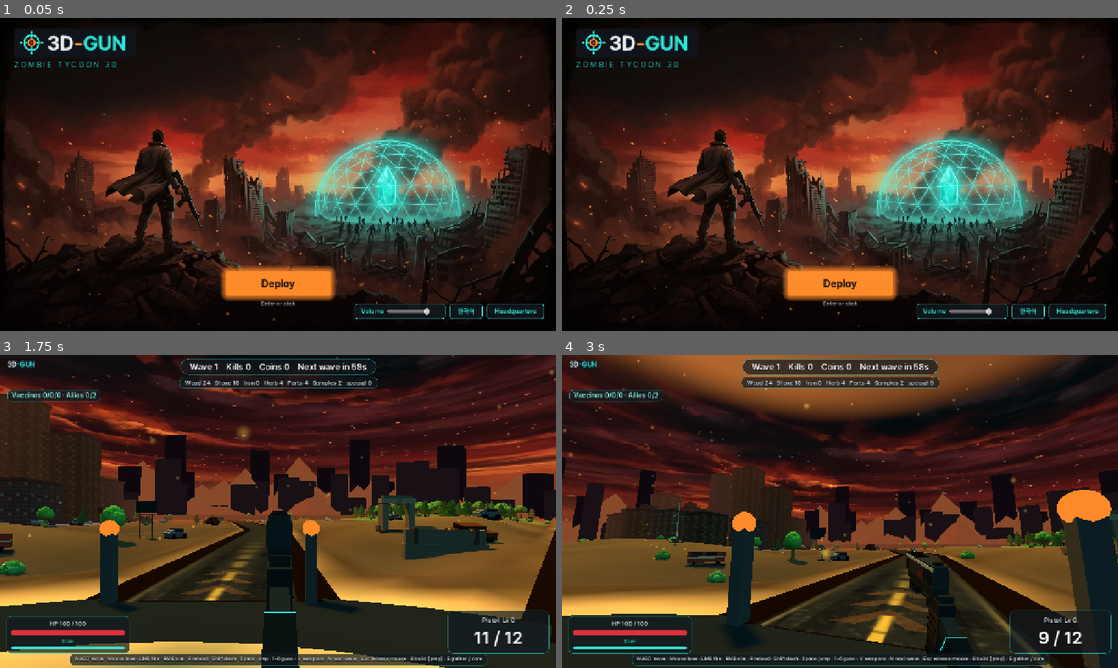
Above: before the commit, frames 1-4 (two rows, left to right).
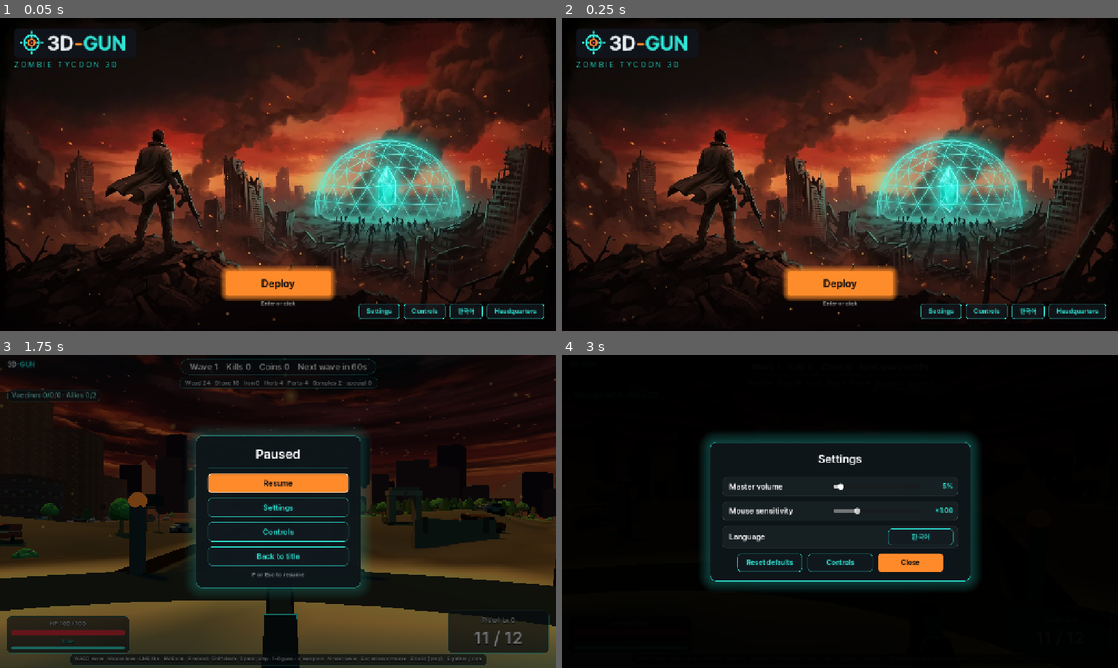
Above: after the commit, the same moments.

Repository: sangsangbaksa-dev/3D-Gun
Game: Godot game, scene res://scenes/title.tscn
The game is run twice, just before and just after one commit, with the same random seed, the same clock (stepped at 60 frames per second) and the same inputs.
Inputs (mouse positions are in pixels of both pictures, inside the frame that each line leads up to):
- Up to frame 1 (0.05 s): no input
- Up to frame 2 (0.25 s): no input
- Up to frame 3 (1.75 s): click "Deploy" at 0.5 s; tap Enter (ui_accept) at 1.25 s; move the mouse to (400, 495) at 1.27 s; hold D (move_right) from 1.28 s (still down); hold Right mouse button (aim) from 1.28 s (still down); click (400, 495) at 1.42 s; tap Space (jump) at 1.52 s; tap P at 1.55 s
- Up to frame 4 (3 s): tap Space (jump) at 1.82, 2.27, 2.57 s; move the mouse to (812, 511) at 2.02 s; release D (move_right) at 2.03 s; release Right mouse button (aim) at 2.03 s; hold W (move_forward) 2.03-2.75 s; tap P at 2.1 s; click (812, 511) at 2.17 s; tap E at 2.3 s; click (840, 483) at 2.75 s, where only the run after the commit has a clickable "Resume"

The runs differ from the first frame. In frame 1, 0.2% of the frame differs, in the area x 63-79%, y 91-97%; in frame 2, 0.2%; in frame 3, 66%; in frame 4, 79%, in the area x 0-100%, y 0-100%.

Commit message:
Godot: 설정·조작키 창과 일시정지 메뉴 추가 (타이틀 설정/조작키 버튼, P·Esc 일시정지, 마우스 감도), godot-web 재빌드
Co-Authored-By: Claude Sonnet 5.5 <noreply@anthropic.com>
Claude-Session: https://claude.ai/code/session_01CBN3FTLnwhiaNQ4jrkEr2y

Diff:
--- a/godot/scripts/game.gd
+++ b/godot/scripts/game.gd
@@ -13,6 +13,7 @@
 const AudioDirectorScript := preload("res://scripts/audio_director.gd")
 const BaseScript := preload("res://scripts/base.gd")
 const StationScript := preload("res://scripts/station_panel.gd")
+const PauseScript := preload("res://scripts/pause_menu.gd")
 const GatheringScript := preload("res://scripts/gathering.gd")
 const LookScript := preload("res://scripts/look.gd")
 const HudStyle := preload("res://scripts/hud_style.gd")
@@ -114,6 +115,9 @@
 	station = StationScript.new()
 	station.game = self
 	add_child(station)
+	var pause_menu := PauseScript.new()
+	pause_menu.game = self
+	add_child(pause_menu)
 	var audio := AudioDirectorScript.new()
 	audio.game = self
 	add_child(audio)
--- a/godot/scripts/i18n.gd
+++ b/godot/scripts/i18n.gd
@@ -42,6 +42,18 @@
 		"toast.gathered": "+{n} {res}", "hud.gold": "{n} coins", "toast.structHeal": "Buildings repaired {p}%",
 		"help.build": "B build (prep) · E gather / core",
 		"help": "WASD move · Mouse look · LMB fire · RMB aim · R reload · Shift dash · Space jump · 1–6 guns · V weapons · N next wave · Esc release mouse",
+		"title.settings": "Settings", "title.controls": "Controls", "settings.title": "Settings", "settings.close": "Close",
+		"settings.volume": "Master volume", "settings.sensitivity": "Mouse sensitivity", "settings.language": "Language", "settings.reset": "Reset defaults",
+		"controls.title": "Controls", "controls.hint": "Press P or Esc in-game to pause. Esc closes this window.", "controls.back": "Back",
+		"pause.title": "Paused", "pause.resume": "Resume", "pause.hint": "P or Esc to resume",
+		"keys.group.move": "Movement", "keys.group.combat": "Combat", "keys.group.base": "Base", "keys.group.system": "System",
+		"key.mouse": "Mouse", "key.lmb": "LMB", "key.rmb": "RMB", "key.holdE": "Hold E", "key.click": "Click",
+		"keys.bind.move": "Move", "keys.bind.roll": "Dash (brief invulnerability)", "keys.bind.jump": "Jump", "keys.bind.look": "Look around",
+		"keys.bind.shoot": "Fire (first click locks the mouse)", "keys.bind.ads": "Aim (hold)", "keys.bind.reload": "Reload", "keys.bind.weapons": "Switch guns",
+		"keys.bind.shop": "Weapon shop (buy & upgrade)", "keys.bind.buildMode": "Build mode (prep only)", "keys.bind.buildPick": "Pick building",
+		"keys.bind.buildPlace": "Place building", "keys.bind.demolish": "Demolish (partial refund)", "keys.bind.repair": "Repair targeted building",
+		"keys.bind.upgrade": "Upgrade targeted building", "keys.bind.interact": "Gather (hold) · core · shop · lab", "keys.bind.wave": "Skip prep, start the wave",
+		"keys.bind.pause": "Pause · close panels", "keys.bind.resume": "Resume from pause",
 	},
 	"ko": {
 		"title.sub": "좀비 타이쿤 3D", "title.launch": "출격", "title.launchHint": "Enter 또는 클릭",
@@ -66,6 +78,18 @@
 		"help.build": "B 건설(준비 중) · E 채집 / 핵",
 		"node.tree.verb": "나무 베기", "node.rock.verb": "바위 깨기", "node.iron.verb": "철광석 캐기", "node.herb.verb": "약초 뜯기", "node.wreck.verb": "부품 뜯기",
 		"help": "WASD 이동 · 마우스 시점 · 좌클릭 사격 · 우클릭 조준 · R 재장전 · Shift 구르기 · Space 점프 · 1~6 총 · V 무기 · N 다음 웨이브 · Esc 마우스 풀기",
+		"title.settings": "설정", "title.controls": "조작키", "settings.title": "설정", "settings.close": "닫기",
+		"settings.volume": "전체 볼륨", "settings.sensitivity": "마우스 감도", "settings.language": "언어", "settings.reset": "초기화",
+		"controls.title": "조작키", "controls.hint": "게임 중 P 또는 Esc 로 일시정지할 수 있어요. Esc 로 이 창을 닫아요.", "controls.back": "뒤로",
+		"pause.title": "일시정지", "pause.resume": "계속하기", "pause.hint": "P 또는 Esc 로 계속",
+		"keys.group.move": "이동", "keys.group.combat": "전투", "keys.group.base": "기지", "keys.group.system": "시스템",
+		"key.mouse": "마우스", "key.lmb": "좌클릭", "key.rmb": "우클릭", "key.holdE": "E 길게", "key.click": "클릭",
+		"keys.bind.move": "이동", "keys.bind.roll": "구르기 (잠깐 무적)", "keys.bind.jump": "점프", "keys.bind.look": "시점 회전",
+		"keys.bind.shoot": "사격 (화면을 처음 누르면 마우스 고정)", "keys.bind.ads": "조준 (누르고 있기)", "keys.bind.reload": "재장전", "keys.bind.weapons": "총 바꾸기",
+		"keys.bind.shop": "무기 상점 (구매·강화)", "keys.bind.buildMode": "건설 모드 (준비 시간에만)", "keys.bind.buildPick": "건물 고르기",
+		"keys.bind.buildPlace": "건물 배치", "keys.bind.demolish": "철거 (일부 환급)", "keys.bind.repair": "조준한 건물 수리",
+		"keys.bind.upgrade": "조준한 건물 강화", "keys.bind.interact": "채집(길게) · 핵 · 상점 · 연구소", "keys.bind.wave": "준비를 건너뛰고 웨이브 시작",
+		"keys.bind.pause": "일시정지 · 창 닫기", "keys.bind.resume": "일시정지 풀고 계속",
 	},
 }
 
--- /dev/null
+++ b/godot/scripts/pause_menu.gd
@@ -0,0 +1,95 @@
+extends CanvasLayer
+## P / Esc pause (src/core/game.ts pause banner): Resume, Settings, Controls, Back to title.
+## Also opens by itself when the mouse is released in the middle of a sortie, like the web game's pointer-lock pause.
+
+const UiKit := preload("res://scripts/ui_kit.gd")
+const SettingsScript := preload("res://scripts/settings_panel.gd")
+
+var game: Node
+var root: Control
+var open := false
+var _was_captured := false
+var _settings: Node
+
+func _ready() -> void:
+	process_mode = Node.PROCESS_MODE_ALWAYS
+	layer = 7
+	visible = false
+	I18n.locale_changed.connect(_build)
+
+func _unhandled_input(event: InputEvent) -> void:
+	if not (event is InputEventKey and event.pressed and not event.echo):
+		return
+	if event.keycode != KEY_P and event.keycode != KEY_ESCAPE:
+		return
+	if open and _settings == null:
+		resume()
+		get_viewport().set_input_as_handled()
+	elif not open and _can_pause():
+		pause()
+		get_viewport().set_input_as_handled()
+
+func _can_pause() -> bool:
+	return not get_tree().paused and not game.player.dead and game.phase != "ended"
+
+## A released mouse during play (Esc on the web, alt-tab) opens the pause menu.
+func _process(_dt: float) -> void:
+	var captured := Input.mouse_mode == Input.MOUSE_MODE_CAPTURED
+	if _was_captured and not captured and not open and _can_pause():
+		pause()
+	_was_captured = captured
+
+func pause() -> void:
+	open = true
+	visible = true
+	get_tree().paused = true
+	Input.mouse_mode = Input.MOUSE_MODE_VISIBLE
+	_build()
+
+func resume() -> void:
+	open = false
+	visible = false
+	get_tree().paused = false
+	Input.mouse_mode = Input.MOUSE_MODE_CAPTURED
+
+func _build() -> void:
+	if not open:
+		return
+	if root:
+		root.queue_free()
+	var center := UiKit.modal(self, 0.55)
+	root = center.get_parent()
+	var panel := UiKit.panel(UiKit.TEAL)
+	panel.custom_minimum_size = Vector2(380, 0)
+	center.add_child(panel)
+	var col := VBoxContainer.new()
+	col.add_theme_constant_override("separation", 12)
+	panel.add_child(col)
+	col.add_child(UiKit.label(I18n.t("pause.title"), 30, Color.WHITE, HORIZONTAL_ALIGNMENT_CENTER))
+	var line := ColorRect.new()
+	line.color = Color(UiKit.TEAL, 0.25)
+	line.custom_minimum_size = Vector2(0, 1)
+	col.add_child(line)
+	var items := [
+		[I18n.t("pause.resume"), resume, true],
+		[I18n.t("title.settings"), _open_settings.bind("settings"), false],
+		[I18n.t("title.controls"), _open_settings.bind("controls"), false],
+		[I18n.t("death.back"), _to_title, false],
+	]
+	for it in items:
+		var b := UiKit.button(it[0], Vector2(0, 44), it[2], 18)
+		b.pressed.connect(it[1])
+		col.add_child(b)
+	col.add_child(UiKit.label(I18n.t("pause.hint"), 14, Color(UiKit.TEXT, 0.6), HORIZONTAL_ALIGNMENT_CENTER))
+	(col.get_child(2) as Control).grab_focus()
+
+func _open_settings(page: String) -> void:
+	_settings = SettingsScript.new()
+	add_child(_settings)
+	_settings.show_page(page)
+	_settings.closed.connect(func(): _settings = null)
+
+func _to_title() -> void:
+	open = false
+	get_tree().paused = false
+	get_tree().change_scene_to_file("res://scenes/title.tscn")
--- a/godot/scripts/player.gd
+++ b/godot/scripts/player.gd
@@ -124,7 +124,7 @@
 	if dead:
 		return
 	if event is InputEventMouseMotion and Input.mouse_mode == Input.MOUSE_MODE_CAPTURED:
-		var sens: float = P.sens * (0.6 if aiming else 1.0)
+		var sens: float = P.sens * float(Save.settings.sensitivity) * (0.6 if aiming else 1.0)
 		rotate_y(-event.relative.x * sens)
 		camera.rotation.x = clampf(camera.rotation.x - event.relative.y * sens, -1.45, 1.45)
 	elif event is InputEventMouseButton and event.pressed and Input.mouse_mode != Input.MOUSE_MODE_CAPTURED:
--- /dev/null
+++ b/godot/scripts/settings_panel.gd
@@ -0,0 +1,212 @@
+extends CanvasLayer
+## Settings and controls window (port of the title's 설정 / 조작키 panels, src/title/title.ts + src/ui/keys.ts).
+## Opened from the title screen and from the pause menu. Volume, mouse sensitivity and language are saved in Save.settings.
+
+signal closed
+
+const UiKit := preload("res://scripts/ui_kit.gd")
+
+## [keys, action string, group]. A key starting with "@" is looked up in I18n.
+const BINDS := [
+	[["W", "A", "S", "D"], "keys.bind.move", "move"],
+	[["Shift"], "keys.bind.roll", "move"],
+	[["Space"], "keys.bind.jump", "move"],
+	[["@key.mouse"], "keys.bind.look", "move"],
+	[["@key.lmb"], "keys.bind.shoot", "combat"],
+	[["@key.rmb"], "keys.bind.ads", "combat"],
+	[["R"], "keys.bind.reload", "combat"],
+	[["1–6"], "keys.bind.weapons", "combat"],
+	[["V"], "keys.bind.shop", "combat"],
+	[["B"], "keys.bind.buildMode", "base"],
+	[["1–7"], "keys.bind.buildPick", "base"],
+	[["@key.lmb"], "keys.bind.buildPlace", "base"],
+	[["@key.rmb", "X"], "keys.bind.demolish", "base"],
+	[["F"], "keys.bind.repair", "base"],
+	[["U"], "keys.bind.upgrade", "base"],
+	[["E"], "keys.bind.interact", "base"],
+	[["N"], "keys.bind.wave", "base"],
+	[["P", "Esc"], "keys.bind.pause", "system"],
+	[["@key.click"], "keys.bind.resume", "system"],
+]
+const GROUPS_LEFT := ["move", "combat"]
+const GROUPS_RIGHT := ["base", "system"]
+
+var page := "settings"
+var body: VBoxContainer
+var vol_slider: HSlider
+var sens_slider: HSlider
+var vol_val: Label
+var sens_val: Label
+
+func _ready() -> void:
+	process_mode = Node.PROCESS_MODE_ALWAYS
+	layer = 9
+	I18n.locale_changed.connect(_rebuild)
+	_rebuild()
+
+func show_page(p: String) -> void:
+	page = p
+	_rebuild()
+
+func _rebuild() -> void:
+	for c in get_children():
+		c.queue_free()
+	var center := UiKit.modal(self, 0.6)
+	var panel := UiKit.panel(UiKit.TEAL)
+	panel.custom_minimum_size = Vector2(860 if page == "controls" else 600, 0)
+	center.add_child(panel)
+	body = VBoxContainer.new()
+	body.add_theme_constant_override("separation", 12)
+	panel.add_child(body)
+	if page == "controls":
+		_controls()
+	else:
+		_settings()
+
+func _rule() -> void:
+	var line := ColorRect.new()
+	line.color = Color(UiKit.TEAL, 0.25)
+	line.custom_minimum_size = Vector2(0, 1)
+	body.add_child(line)
+
+func _buttons(items: Array) -> void:
+	var r := HBoxContainer.new()
+	r.alignment = BoxContainer.ALIGNMENT_CENTER
+	r.add_theme_constant_override("separation", 12)
+	body.add_child(r)
+	for it in items:
+		var b := UiKit.button(it[0], Vector2(150, 42), it.size() > 2 and it[2])
+		b.pressed.connect(it[1])
+		r.add_child(b)
+
+# ── 설정 ─────────────────────────────────────────────────────────────
+
+func _settings() -> void:
+	body.add_child(UiKit.label(I18n.t("settings.title"), 26, Color.WHITE, HORIZONTAL_ALIGNMENT_CENTER))
+	_rule()
+	var v := _slider_row(I18n.t("settings.volume"), 0.0, 1.0, float(Save.settings.volume))
+	vol_slider = v[0]
+	vol_val = v[1]
+	vol_val.text = "%d%%" % roundi(vol_slider.value * 100.0)
+	vol_slider.value_changed.connect(func(x: float):
+		Save.settings.volume = x
+		Sfx.set_volume(x)
+		vol_val.text = "%d%%" % roundi(x * 100.0)
+		Save.save_settings())
+	var s := _slider_row(I18n.t("settings.sensitivity"), 0.3, 3.0, float(Save.settings.sensitivity))
+	sens_slider = s[0]
+	sens_val = s[1]
+	sens_val.text = "×%.2f" % sens_slider.value
+	sens_slider.value_changed.connect(func(x: float):
+		Save.settings.sensitivity = x
+		sens_val.text = "×%.2f" % x
+		Save.save_settings())
+	var row := UiKit.row_card(body)
+	row.add_child(_expand_label(I18n.t("settings.language")))
+	var lang := UiKit.button(I18n.t("title.lang"), Vector2(150, 38))
+	lang.pressed.connect(func():
+		I18n.toggle()
+		Save.settings.locale = I18n.locale
+		Save.save_settings())
+	row.add_child(lang)
+	_buttons([
+		[I18n.t("settings.reset"), _reset],
+		[I18n.t("title.controls"), show_page.bind("controls")],
+		[I18n.t("settings.close"), close, true],
+	])
+
+func _expand_label(text: String) -> Label:
+	var l := UiKit.label(text, 18, Color.WHITE)
+	l.size_flags_horizontal = Control.SIZE_EXPAND_FILL
+	l.size_flags_vertical = Control.SIZE_SHRINK_CENTER
+	return l
+
+## One card: name on the left, slider in the middle, value on the right. Returns [slider, value label].
+func _slider_row(name: String, lo: float, hi: float, val: float) -> Array:
+	var row := UiKit.row_card(body)
+	row.add_child(_expand_label(name))
+	var sl := HSlider.new()
+	sl.custom_minimum_size = Vector2(200, 30)
+	sl.size_flags_vertical = Control.SIZE_SHRINK_CENTER
+	sl.min_value = lo
+	sl.max_value = hi
+	sl.step = 0.05
+	sl.value = val
+	row.add_child(sl)
+	var vl := UiKit.label("", 16, UiKit.TEAL, HORIZONTAL_ALIGNMENT_RIGHT)
+	vl.custom_minimum_size = Vector2(64, 0)
+	vl.size_flags_vertical = Control.SIZE_SHRINK_CENTER
+	row.add_child(vl)
+	return [sl, vl]
+
+func _reset() -> void:
+	Save.settings.volume = 0.8
+	Save.settings.sensitivity = 1.0
+	Sfx.set_volume(0.8)
+	Save.save_settings()
+	_rebuild()
+
+# ── 조작키 ───────────────────────────────────────────────────────────
+
+func _controls() -> void:
+	body.add_child(UiKit.label(I18n.t("controls.title"), 26, Color.WHITE, HORIZONTAL_ALIGNMENT_CENTER))
+	_rule()
+	var cols := HBoxContainer.new()
+	cols.add_theme_constant_override("separation", 36)
+	body.add_child(cols)
+	for groups in [GROUPS_LEFT, GROUPS_RIGHT]:
+		var col := VBoxContainer.new()
+		col.size_flags_horizontal = Control.SIZE_EXPAND_FILL
+		col.add_theme_constant_override("separation", 14)
+		cols.add_child(col)
+		for g in groups:
+			_group(col, g)
+	body.add_child(UiKit.label(I18n.t("controls.hint"), 14, Color(UiKit.TEXT, 0.65), HORIZONTAL_ALIGNMENT_CENTER))
+	_buttons([[I18n.t("controls.back"), show_page.bind("settings"), true]])
+
+func _group(col: VBoxContainer, g: String) -> void:
+	var box := VBoxContainer.new()
+	box.add_theme_constant_override("separation", 6)
+	col.add_child(box)
+	box.add_child(UiKit.label(I18n.t("keys.group." + g).to_upper(), 14, UiKit.TEAL))
+	for b in BINDS:
+		if b[2] != g:
+			continue
+		var r := HBoxContainer.new()
+		r.add_theme_constant_override("separation", 10)
+		box.add_child(r)
+		var keys := HBoxContainer.new()
+		keys.custom_minimum_size = Vector2(132, 0)
+		keys.add_theme_constant_override("separation", 4)
+		r.add_child(keys)
+		for k in b[0]:
+			keys.add_child(_keycap(I18n.t(k.substr(1)) if k.begins_with("@") else k))
+		var act := UiKit.label(I18n.t(b[1]), 14, UiKit.TEXT)
+		act.size_flags_horizontal = Control.SIZE_EXPAND_FILL
+		act.size_flags_vertical = Control.SIZE_SHRINK_CENTER
+		act.autowrap_mode = TextServer.AUTOWRAP_WORD_SMART
+		r.add_child(act)
+
+func _keycap(text: String) -> Control:
+	var p := PanelContainer.new()
+	p.size_flags_vertical = Control.SIZE_SHRINK_CENTER
+	var sb := UiKit.box(Color8(0x16, 0x20, 0x27), Color(UiKit.TEAL, 0.5), 5, 1, Vector4(8, 2, 8, 3))
+	sb.border_width_bottom = 3
+	p.add_theme_stylebox_override("panel", sb)
+	p.add_child(UiKit.label(text, 13, Color("e9fbf9"), HORIZONTAL_ALIGNMENT_CENTER))
+	return p
+
+# ── 닫기 ─────────────────────────────────────────────────────────────
+
+func close() -> void:
+	closed.emit()
+	queue_free()
+
+func _unhandled_input(event: InputEvent) -> void:
+	if event is InputEventKey and event.pressed:
+		if not event.echo and event.keycode == KEY_ESCAPE:
+			if page == "controls":
+				show_page("settings")
+			else:
+				close()
+		get_viewport().set_input_as_handled()
--- a/godot/scripts/title.gd
+++ b/godot/scripts/title.gd
@@ -1,12 +1,13 @@
 extends Control
 ## Title screen: splash key art, 3D-GUN logo, Deploy button, language toggle.
 ## Port of src/title/title.ts + style.ts: logo chip top-left, Deploy button bottom-centre, teal menu buttons
-## bottom-right, drifting embers and a vignette over the art (the story intro and settings panel come later).
+## bottom-right, drifting embers and a vignette over the art (the story intro comes later).
 
 const TEAL := Color("2ee6d6")
 const ORANGE := Color("ff8a2a")
 const RED := Color("e0303a")
 const PANEL := Color("121a20b3")
+const SettingsScript := preload("res://scripts/settings_panel.gd")
 
 var logo: Control
 var sub: Label
@@ -15,7 +16,8 @@
 var hint: Label
 var lang: Button
 var hub: Button
-var vol_lbl: Label
+var settings_btn: Button
+var controls_btn: Button
 var embers: CPUParticles2D
 
 func _ready() -> void:
@@ -152,7 +154,7 @@
 	box.add_child(btn)
 	hint = _label(box, 13, Color(1, 1, 1, 0.6))
 
-## 오른쪽 아래: 음량, 언어, 본부 버튼 (원본의 청록 테두리 메뉴)
+## 오른쪽 아래: 설정, 조작키, 언어, 본부 버튼 (음량은 설정 창에서) (원본의 청록 테두리 메뉴)
 func _menu_block() -> void:
 	var row := HBoxContainer.new()
 	row.set_anchors_and_offsets_preset(Control.PRESET_BOTTOM_RIGHT, Control.PRESET_MODE_MINSIZE, 28)
@@ -160,24 +162,10 @@
 	row.grow_vertical = Control.GROW_DIRECTION_BEGIN
 	row.add_theme_constant_override("separation", 10)
 	add_child(row)
-	var vp := PanelContainer.new()
-	vp.add_theme_stylebox_override("panel", _box(PANEL, TEAL, 6, 1, Vector4(14, 6, 14, 6)))
-	row.add_child(vp)
-	var vol := HBoxContainer.new()
-	vol.add_theme_constant_override("separation", 8)
-	vp.add_child(vol)
-	vol_lbl = _label(vol, 15, TEAL)
-	var slider := HSlider.new()
-	slider.custom_minimum_size = Vector2(120, 24)
-	slider.size_flags_vertical = Control.SIZE_SHRINK_CENTER
-	slider.max_value = 1.0
-	slider.step = 0.05
-	slider.value = float(Save.settings.volume)
-	slider.value_changed.connect(func(v: float):
-		Save.settings.volume = v
-		Sfx.set_volume(v)
-		Save.save_settings())
-	vol.add_child(slider)
+	settings_btn = _menu_button(row)
+	settings_btn.pressed.connect(_open_settings.bind("settings"))
+	controls_btn = _menu_button(row)
+	controls_btn.pressed.connect(_open_settings.bind("controls"))
 	lang = _menu_button(row)
 	lang.pressed.connect(func():
 		I18n.toggle()
@@ -185,6 +173,12 @@
 		Save.save_settings())
 	hub = _menu_button(row)
 	hub.pressed.connect(func(): get_tree().change_scene_to_file("res://scenes/hub.tscn"))
+
+func _open_settings(page: String) -> void:
+	var p := SettingsScript.new()
+	add_child(p)
+	p.show_page(page)
+	p.closed.connect(func(): btn.grab_focus())
 
 func _menu_button(parent: Control) -> Button:
 	var b := Button.new()
@@ -268,7 +262,8 @@
 	lang.text = I18n.t("title.lang")
 	slice.text = I18n.t("title.slice")
 	hub.text = I18n.t("title.hub")
-	vol_lbl.text = I18n.t("title.volume")
+	settings_btn.text = I18n.t("title.settings")
+	controls_btn.text = I18n.t("title.controls")
 
 func _unhandled_input(event: InputEvent) -> void:
 	if event is InputEventKey and event.pressed and (event.keycode == KEY_ENTER or event.keycode == KEY_KP_ENTER):
Not shown, added: godot/scripts/pause_menu.gd.uid
Not shown, added: godot/scripts/settings_panel.gd.uid
Not shown, changed: godot-web/index.html
Not shown, changed: godot-web/index.pck
